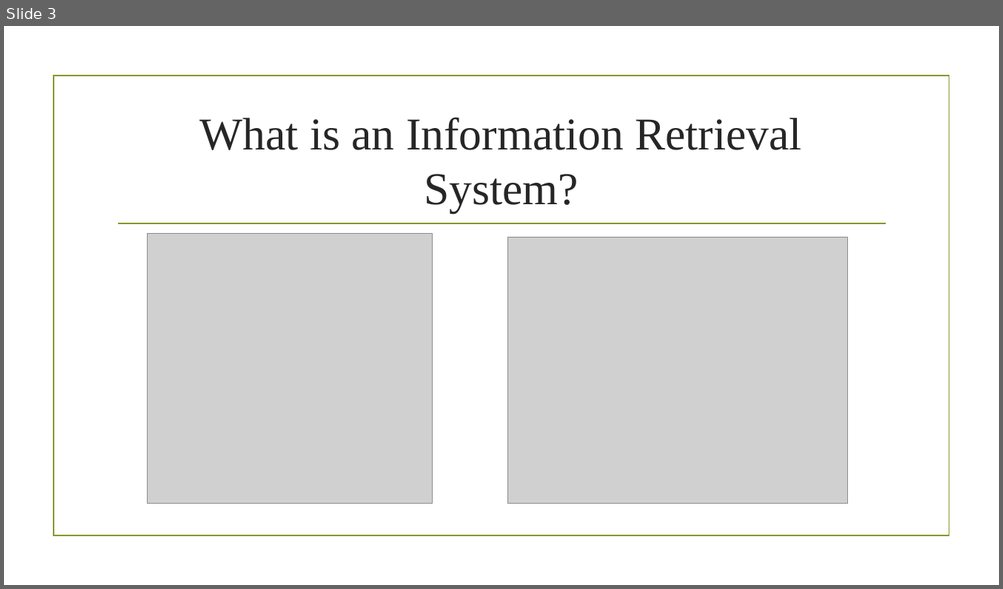
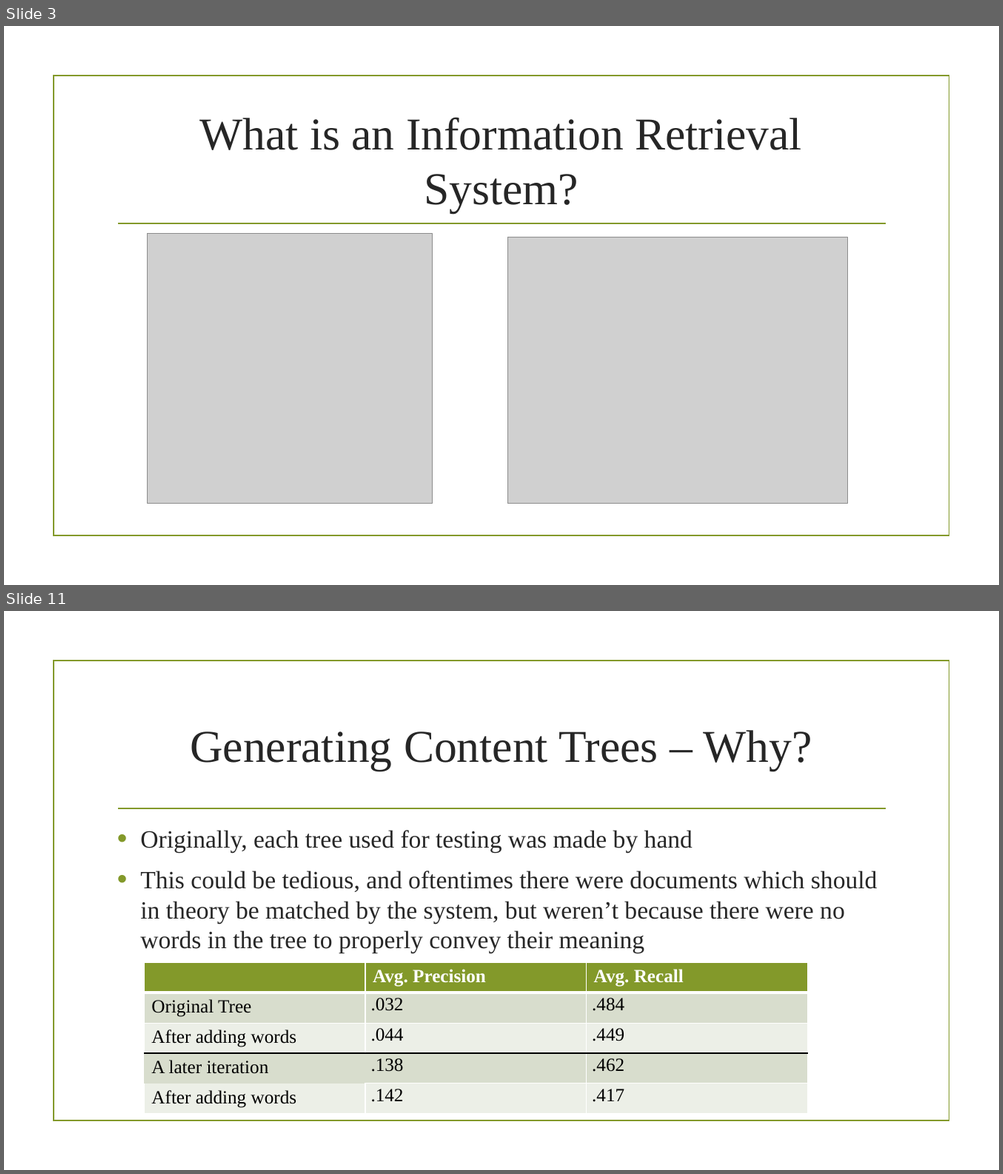
Before and after one commit to alidragon/Capstone2015, a slide deck: Information Retrieval System.pptx. Shown one above the other, each under a label of ours: slide 3 before the commit, slides 3 and 11 after it; the slides between them are not shown. The pictures are 1003x589 and 1003x1174 pixels, drawn with LibreOffice and Linux fonts; fonts in the diff are those of the drawing; grey boxes stand for pictures; background and template pictures are left out. Boxes give left, top, right and bottom in pixels: in the first picture for what was removed or moved away, otherwise in the second. Text is boxed around its words. In the diff, an @@ line names an element or a change of style, - is before the commit and + after.

```diff
--- a/Information Retrieval System.pptx
+++ b/Information Retrieval System.pptx
@@ slide 11 added at box(4, 611, 999, 1170), background picture (left out); not listed: 2 template elements that a slide beside it also shows @@
@@ title added at box(190, 730, 811, 771), 44 pt, text #262626 @@
+Generating Content Trees – Why?
@@ text added at box(140, 830, 877, 954), 24 pt, text #262626 @@
+• Originally, each tree used for testing was made by hand
+• This could be tedious, and oftentimes there were documents which should in theory be matched by the system, but weren’t because there were no words in the tree to properly convey their meaning
@@ table added at box(145, 963, 807, 1115), 5 rows, 3 columns @@
+ | Avg. Precision | Avg. Recall
+Original Tree | .032 | .484
+After adding words | .044 | .449
+A later iteration | .138 | .462
+After adding words | .142 | .417
```
Also in this commit, not shown: 7 slides changed, 6 other slides added, 1 slide removed, 41 other files.
